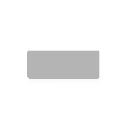
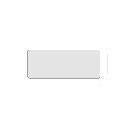
Comparing the layer stacks of the two (128, 128) images. Changes:
renamed "Layer 2" to "Layer 3", painted on it over [27, 49, 108, 86]
